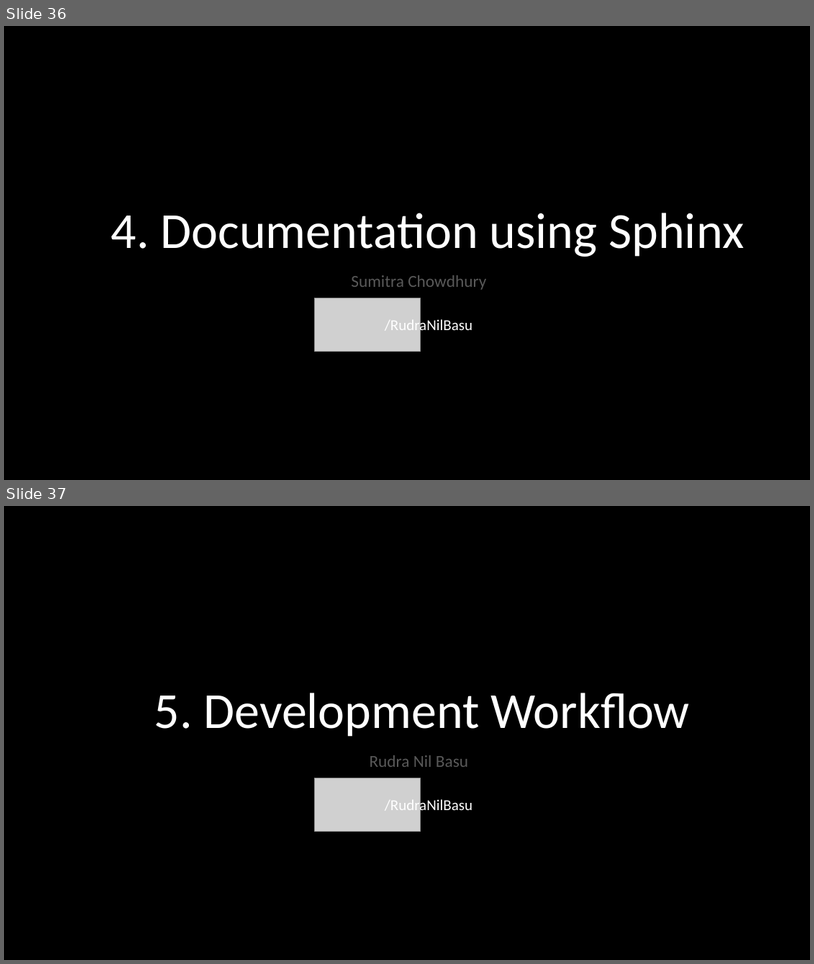
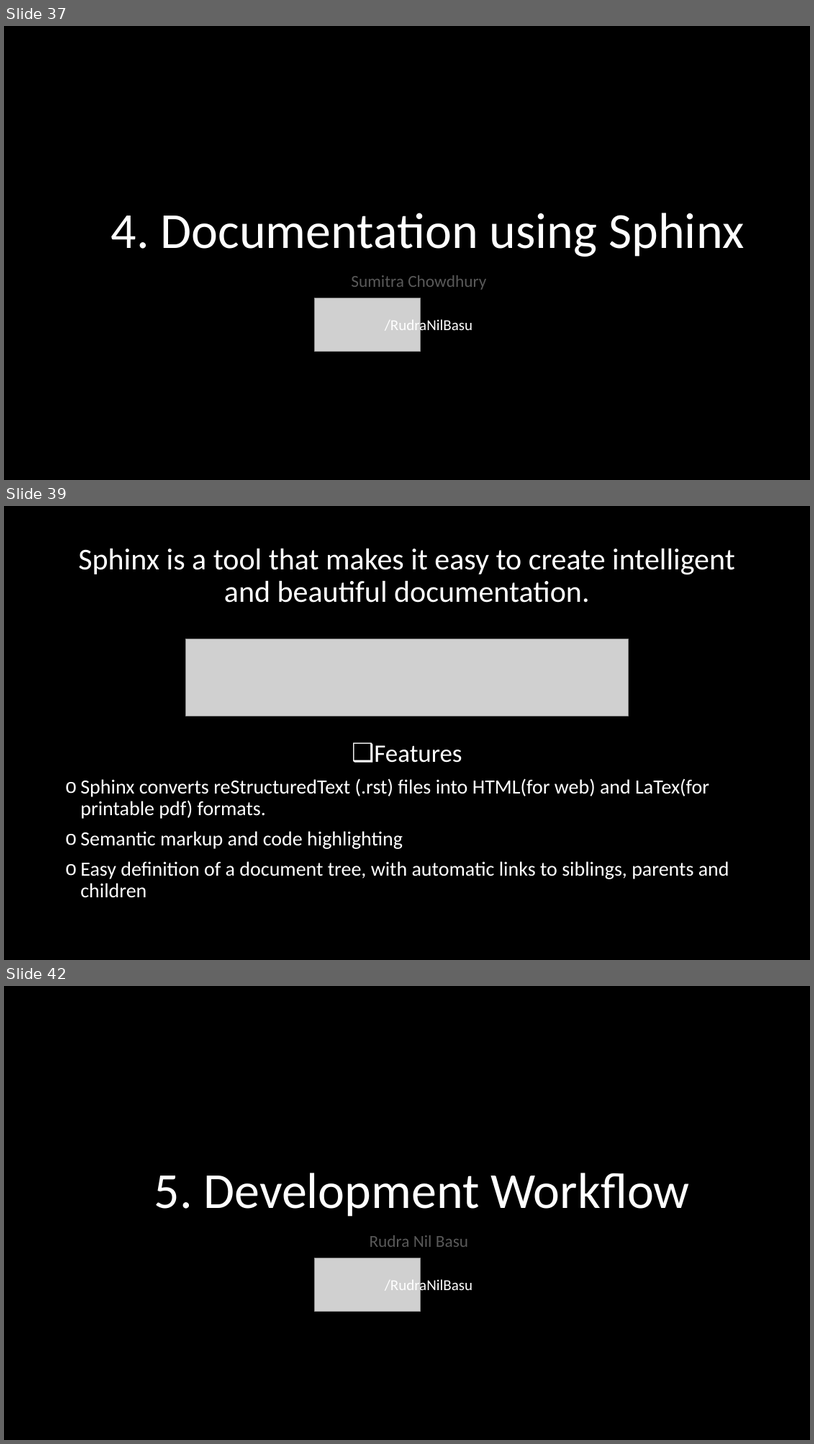
Before and after one commit to PhoenixRRDS/Presentation, a slide deck: The design and development of AIRYL.pptx. Shown one above the other, each under a label of ours: slides 36 and 37 before the commit, slides 37, 39 and 42 after it; the slides between them are not shown. The pictures are 814x964 and 814x1444 pixels, drawn with LibreOffice and Linux fonts; fonts in the diff are those of the drawing; grey boxes stand for pictures. Boxes give left, top, right and bottom in pixels: in the first picture for what was removed or moved away, otherwise in the second. Text is boxed around its words. In the diff, an @@ line names an element or a change of style, - is before the commit and + after.

```diff
--- a/The design and development of AIRYL.pptx
+++ b/The design and development of AIRYL.pptx
@@ slide 39 added at box(4, 506, 810, 960), background #000000 @@
@@ text added at box(78, 548, 736, 898), 24 pt, text #FFFFFF @@
+Sphinx is a tool that makes it easy to create intelligent and beautiful documentation.
+❑ Features
+o Sphinx converts reStructuredText (.rst) files into HTML(for web) and LaTex(for printable pdf) formats.
+o Semantic markup and code highlighting
+o Easy definition of a document tree, with automatic links to siblings, parents and children
@@ picture added at box(186, 639, 628, 716) @@
@@ what was slide 36 is now slide 37 @@
@@ what was slide 37 is now slide 42 @@
```
Also in this commit, not shown: 1 slide changed, 4 other slides added.
